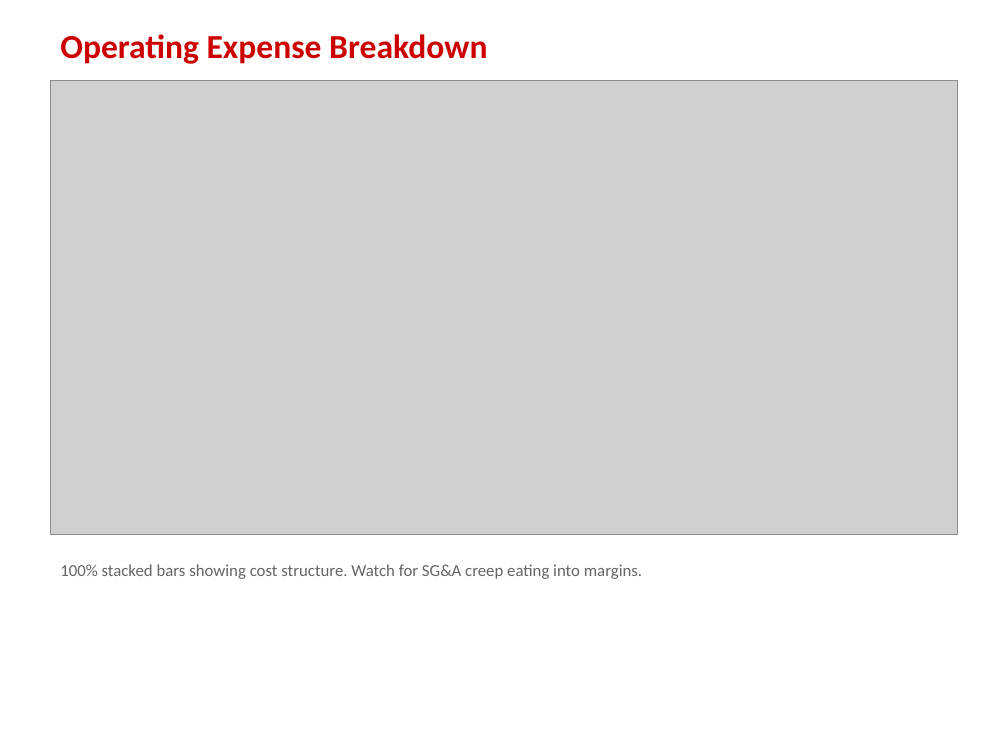
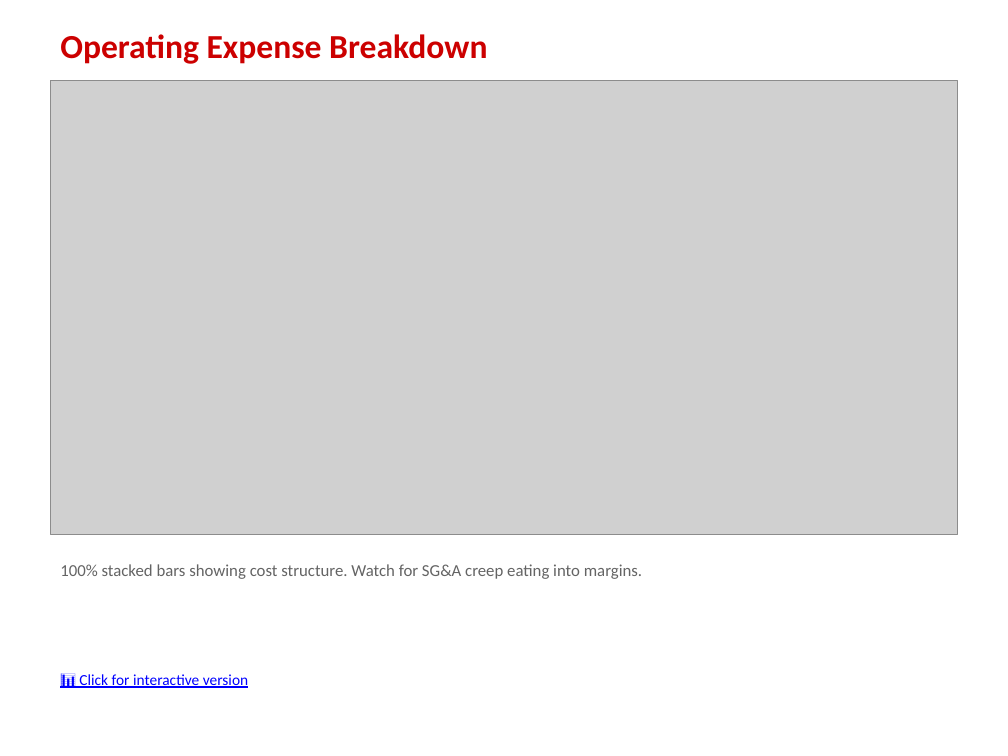
Before and after one commit to Alexander-Lombardo/financial-analyst-project, a slide deck: slide 12 of output/Target_Financial_Analysis.pptx. Drawn at 1008x756 pixels with LibreOffice and Linux fonts; fonts in the diff are those of the drawing; grey boxes stand for pictures. Boxes give left, top, right and bottom in pixels: in the first picture for what was removed or moved away, otherwise in the second. Text is boxed around its words. In the diff, an @@ line names an element or a change of style, - is before the commit and + after.

```diff
--- a/output/Target_Financial_Analysis.pptx
+++ b/output/Target_Financial_Analysis.pptx
@@ text added at bbox=[79, 674, 248, 688], 11 pt, text #0000FF, underline @@
+📊 Click for interactive version
```
Also in this commit, not shown: 23 other slides changed, 4 other files.
